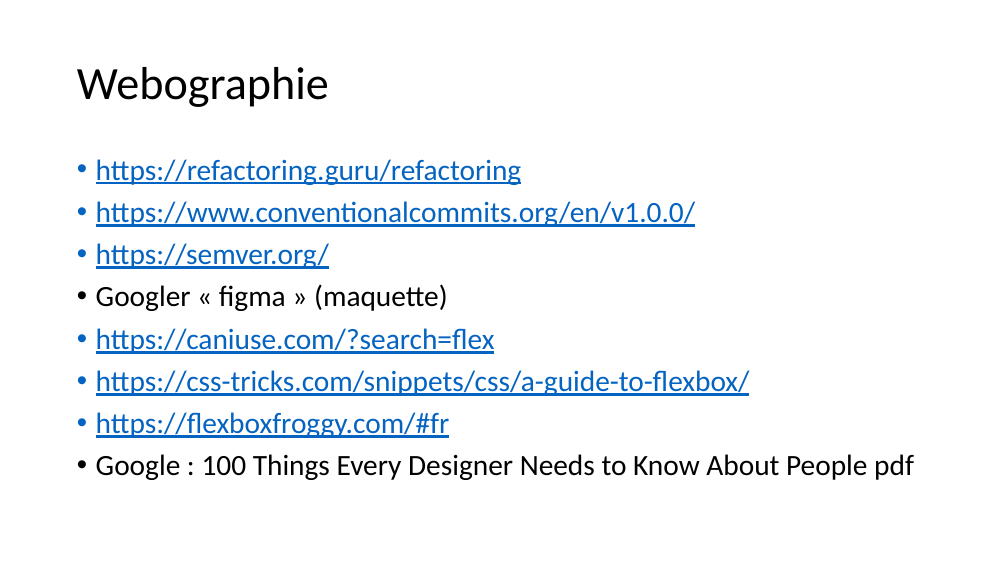
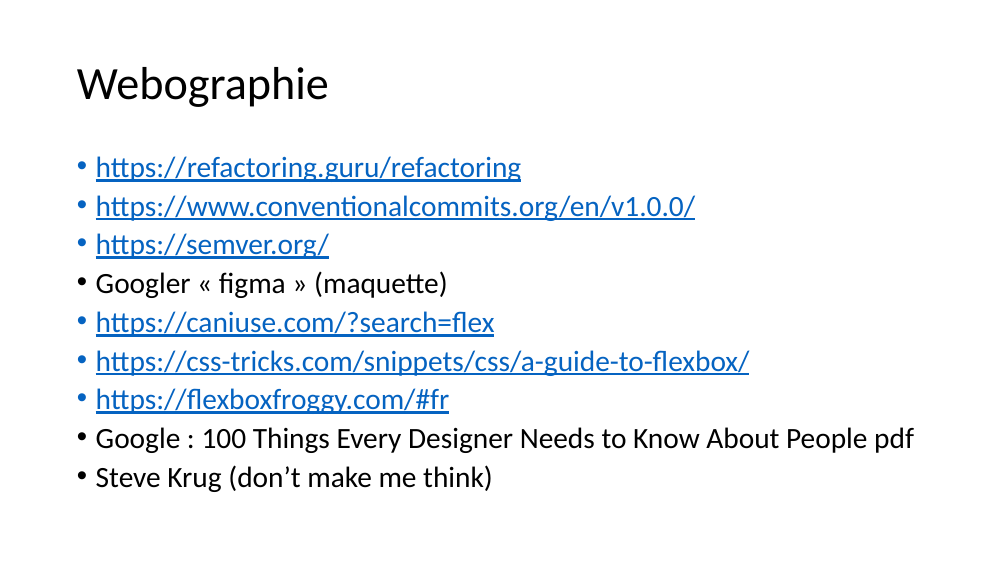
Before and after one commit to jlg-formation/fuj-juillet-2020, a slide deck: slide 25 of notes.pptx (slide 23 before the commit). Drawn at 1008x567 pixels with LibreOffice and Linux fonts; fonts in the diff are those of the drawing. Boxes give left, top, right and bottom in pixels: in the first picture for what was removed or moved away, otherwise in the second. Text is boxed around its words. In the diff, an @@ line names an element or a change of style, - is before the commit and + after.

Commit message:
doc: added powerpoint

```diff
--- a/notes.pptx
+++ b/notes.pptx
@@ text at (96, 156, 914, 453): line spacing 0.9 to 0.8 @@
@@ text at (96, 465, 493, 492): paragraph added @@
+• Steve Krug (don’t make me think)
```
Also in this commit, not shown: 1 other slide changed, 2 slides added.
